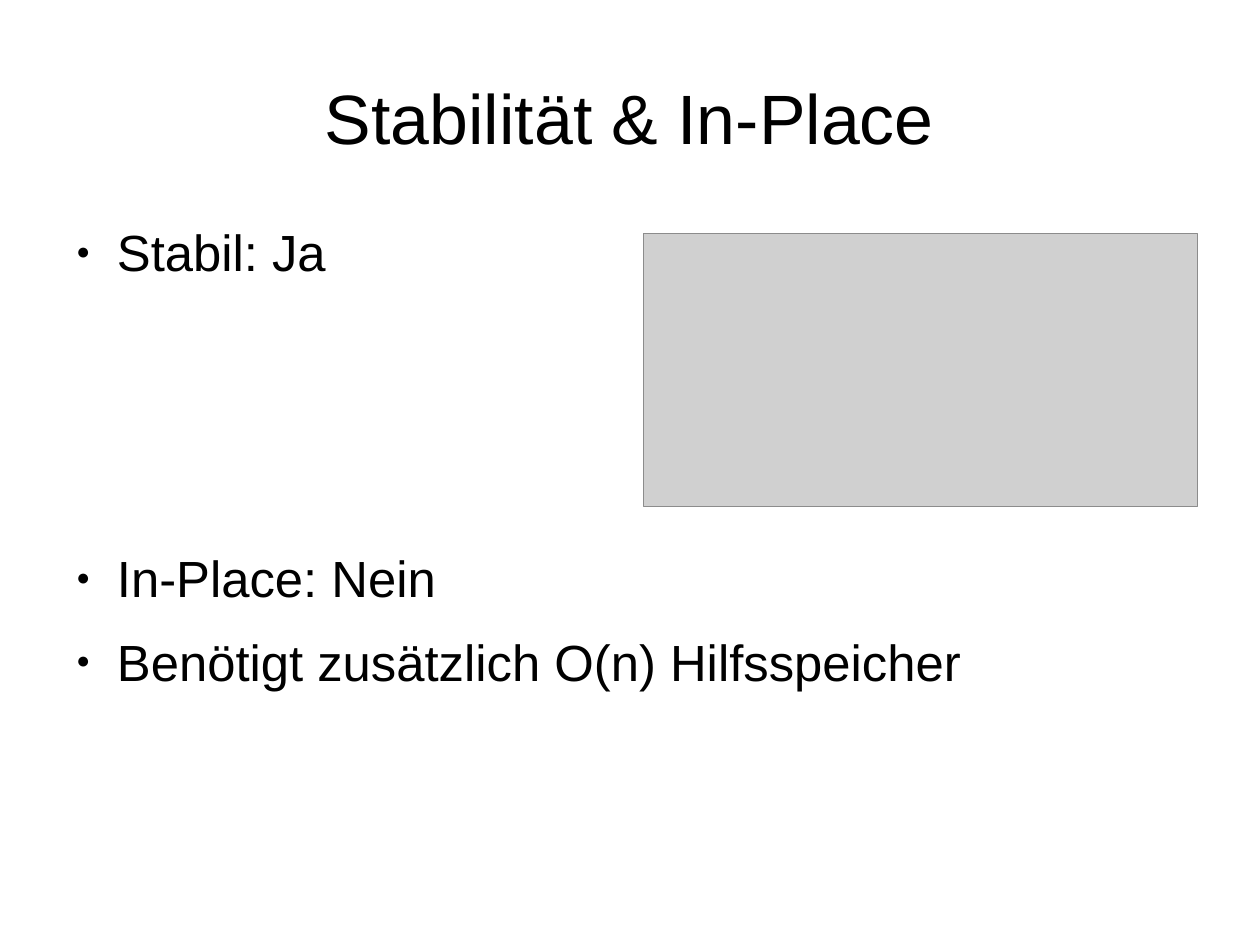
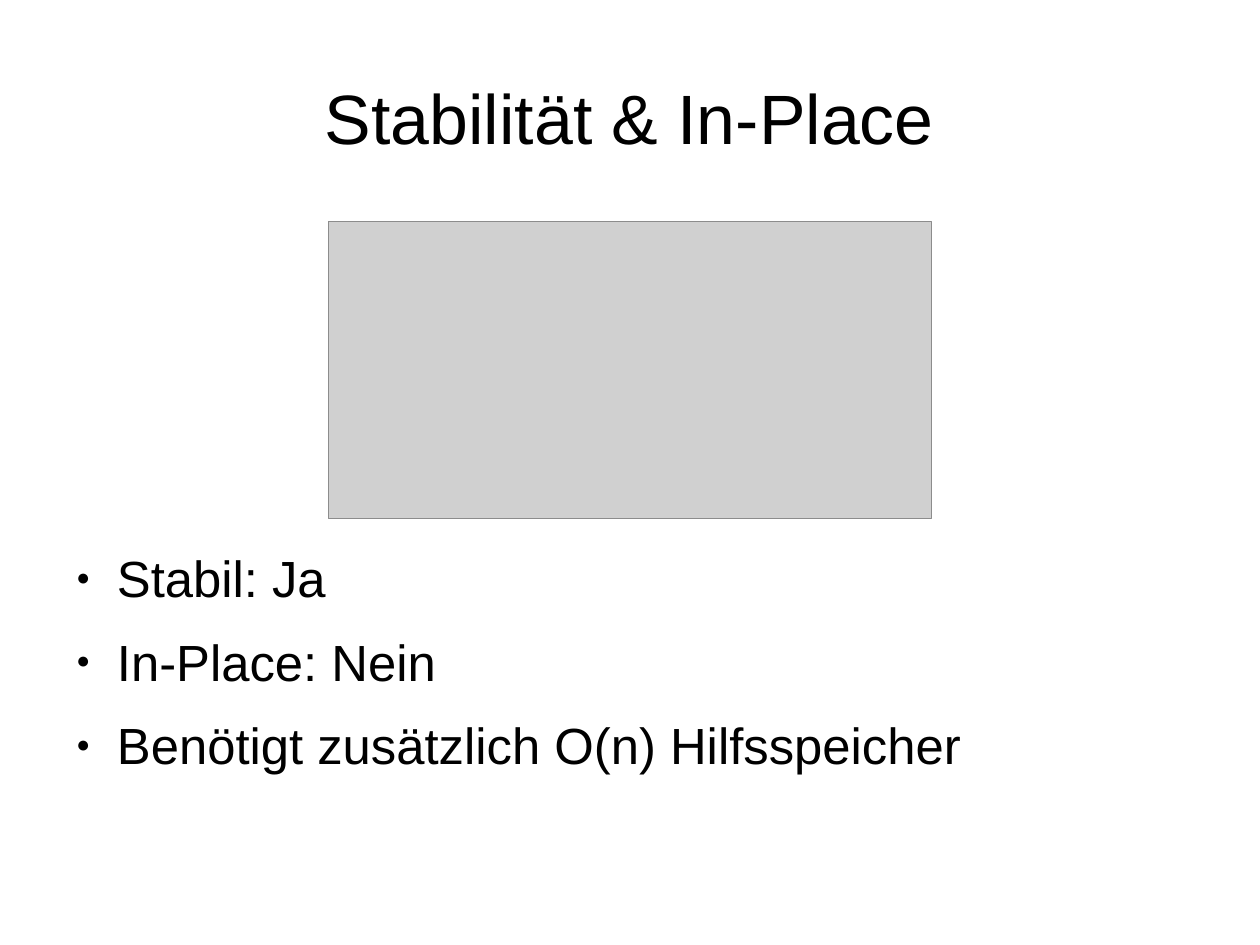
Before and after one commit to hdaTobias/WAI1, a slide deck: slide 3 of Unbenannt 1.odp. Drawn at 1260x945 pixels with LibreOffice and Linux fonts; fonts in the diff are those of the drawing; grey boxes stand for pictures. Boxes give left, top, right and bottom in pixels: in the first picture for what was removed or moved away, otherwise in the second. Text is boxed around its words. In the diff, an @@ line names an element or a change of style, - is before the commit and + after.

```diff
--- a/Unbenannt 1.odp
+++ b/Unbenannt 1.odp
@@ text removed at (x1=117, y1=234, x2=326, y2=272) @@
-● Stabil: Ja
@@ picture resized from (x1=644, y1=233, x2=1197, y2=507) to (x1=328, y1=221, x2=931, y2=518) @@
@@ text at (x1=117, y1=560, x2=326, y2=598): paragraph added @@
+● Stabil: Ja
```
Also in this commit, not shown: 5 other slides changed, 1 slide added, 2 slides removed, 2 other files.
